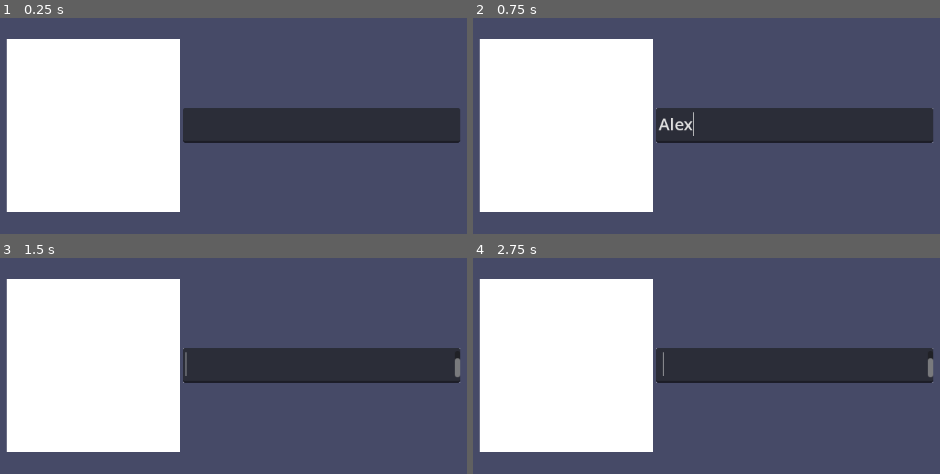
Above: before the commit, frames 1-4 (two rows, left to right).
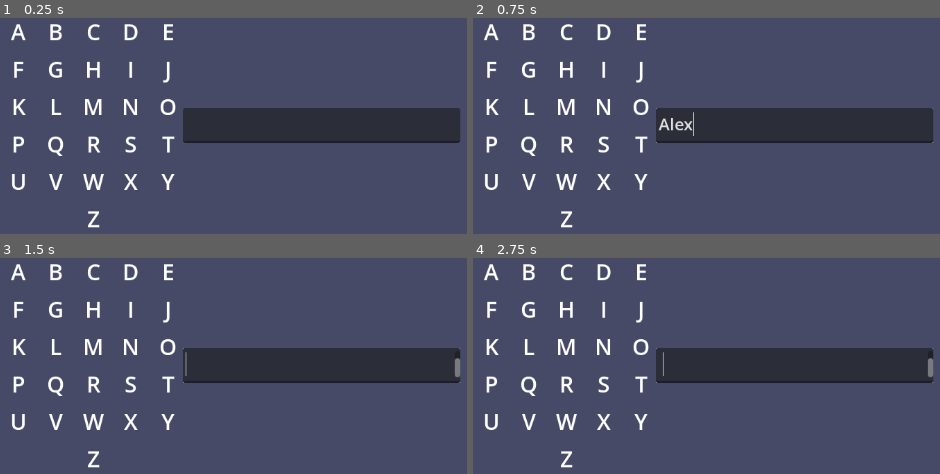
Above: after the commit, the same moments.

Repository: zoeesilcock/tetra_type
Game: Godot game, scene res://main.tscn
Same seed, same stepped clock (60 frames per second), same inputs: the game is played once before the commit and once after it.
Inputs (mouse positions are in pixels of both pictures, inside the frame that each line leads up to):
- Up to frame 1 (0.25 s): no input
- Up to frame 2 (0.75 s): click (795, 126) at 0.52 s; type "Alex" at 0.6 s
- Up to frame 3 (1.5 s): tap Enter at 1.25 s
- Up to frame 4 (2.75 s): tap Space at 2 s

The runs differ from the first frame. In frame 1, 29% of the frame differs, in the area x 1-39%, y 2-98%; in frame 2, 29%; in frame 3, 29%; in frame 4, 29%.

Commit message:
Add keys for each letter in the English alphabet

Diff:
--- /dev/null
+++ b/tetra_board.gd
@@ -0,0 +1,41 @@
+class_name TetraBoard
+extends Control
+
+@export var grid : GridContainer
+@export var key_scene : PackedScene
+
+var _keys : Dictionary
+var _current_position : Vector2
+
+func _ready() -> void:
+	_create_keys()
+	_current_position = Vector2(2, 2)
+
+func _create_keys() -> void:
+	var row : int = 0
+	var col : int = 0
+
+	for letter_code : int in range(65, 91):
+		var key : TetraKey = _create_key(char(letter_code))
+
+		# Hacky approach to get Z centered on the last row.
+		if (char(letter_code) == "Z"):
+			grid.add_child(_create_key(char(32)))
+			grid.add_child(_create_key(char(32)))
+			col += 2
+
+		grid.add_child(key)
+
+		var key_coordinate : Vector2 = Vector2(row, col)
+		_keys[key_coordinate] = key
+
+		col += 1
+		if col > 4:
+			col = 0
+			row += 1
+
+func _create_key(letter : String) -> TetraKey:
+	var key : TetraKey = key_scene.instantiate()
+	key.label.text = letter
+
+	return key
--- /dev/null
+++ b/tetra_board.tscn
@@ -0,0 +1,25 @@
+[gd_scene load_steps=3 format=3 uid="uid://cnbfe8lu1srk2"]
+
+[ext_resource type="Script" path="res://tetra_board.gd" id="1_ofd8y"]
+[ext_resource type="PackedScene" uid="uid://dqc7qdmp1ior8" path="res://tetra_key.tscn" id="2_3rdxm"]
+
+[node name="TetraBoard" type="Control" node_paths=PackedStringArray("grid")]
+custom_minimum_size = Vector2(250, 250)
+layout_mode = 3
+anchors_preset = 15
+anchor_right = 1.0
+anchor_bottom = 1.0
+grow_horizontal = 2
+grow_vertical = 2
+script = ExtResource("1_ofd8y")
+grid = NodePath("GridContainer")
+key_scene = ExtResource("2_3rdxm")
+
+[node name="GridContainer" type="GridContainer" parent="."]
+layout_mode = 1
+anchors_preset = 15
+anchor_right = 1.0
+anchor_bottom = 1.0
+grow_horizontal = 2
+grow_vertical = 2
+columns = 5
--- /dev/null
+++ b/tetra_key.gd
@@ -0,0 +1,4 @@
+class_name TetraKey
+extends Control
+
+@export var label : Label
--- /dev/null
+++ b/tetra_key.tscn
@@ -0,0 +1,24 @@
+[gd_scene load_steps=2 format=3 uid="uid://dqc7qdmp1ior8"]
+
+[ext_resource type="Script" path="res://tetra_key.gd" id="1_hepkc"]
+
+[node name="Control" type="Control" node_paths=PackedStringArray("label")]
+custom_minimum_size = Vector2(50, 50)
+layout_mode = 3
+anchors_preset = 15
+anchor_right = 1.0
+anchor_bottom = 1.0
+grow_horizontal = 2
+grow_vertical = 2
+script = ExtResource("1_hepkc")
+label = NodePath("Label")
+
+[node name="Label" type="Label" parent="."]
+custom_minimum_size = Vector2(50, 50)
+layout_mode = 0
+offset_right = 40.0
+offset_bottom = 23.0
+theme_override_font_sizes/font_size = 32
+text = "A"
+horizontal_alignment = 1
+vertical_alignment = 1
--- a/ui.tscn
+++ b/ui.tscn
@@ -1,4 +1,6 @@
-[gd_scene format=3 uid="uid://cjut61nfnd8hn"]
+[gd_scene load_steps=2 format=3 uid="uid://cjut61nfnd8hn"]
+
+[ext_resource type="PackedScene" uid="uid://cnbfe8lu1srk2" path="res://tetra_board.tscn" id="1_51t4k"]
 
 [node name="UI" type="CanvasLayer"]
 
@@ -15,8 +17,7 @@
 grow_horizontal = 2
 grow_vertical = 2
 
-[node name="KeyboardPlaceholder" type="ColorRect" parent="HBoxContainer"]
-custom_minimum_size = Vector2(250, 250)
+[node name="TetraBoard" parent="HBoxContainer" instance=ExtResource("1_51t4k")]
 layout_mode = 2
 
 [node name="TextEdit" type="TextEdit" parent="HBoxContainer"]
